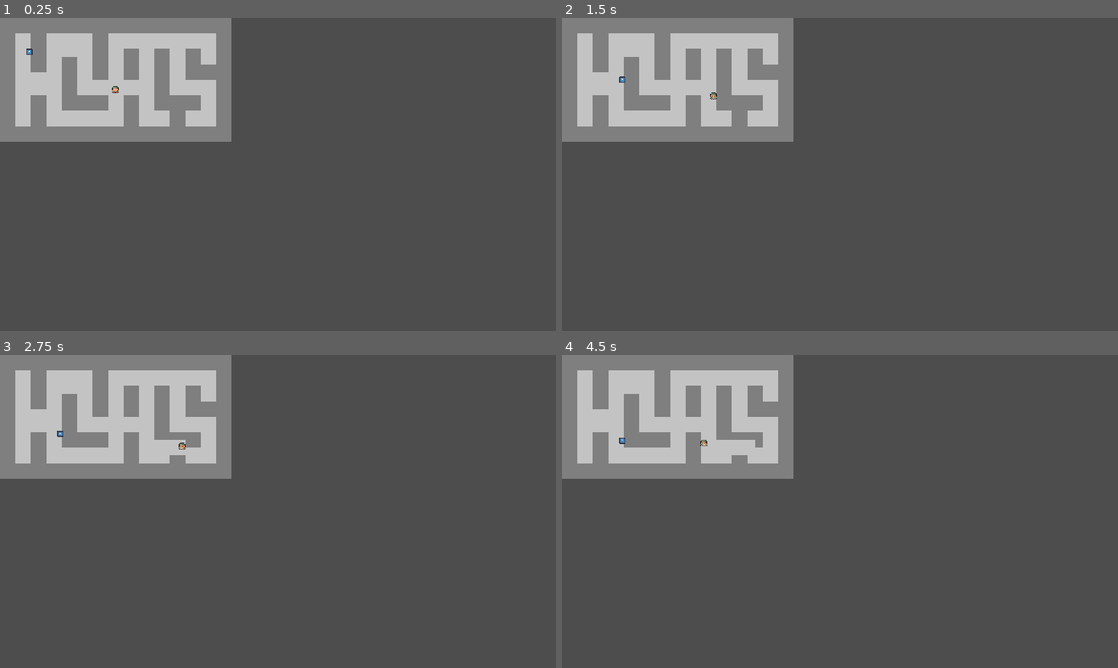
Above: before the commit, frames 1-4 (two rows, left to right).
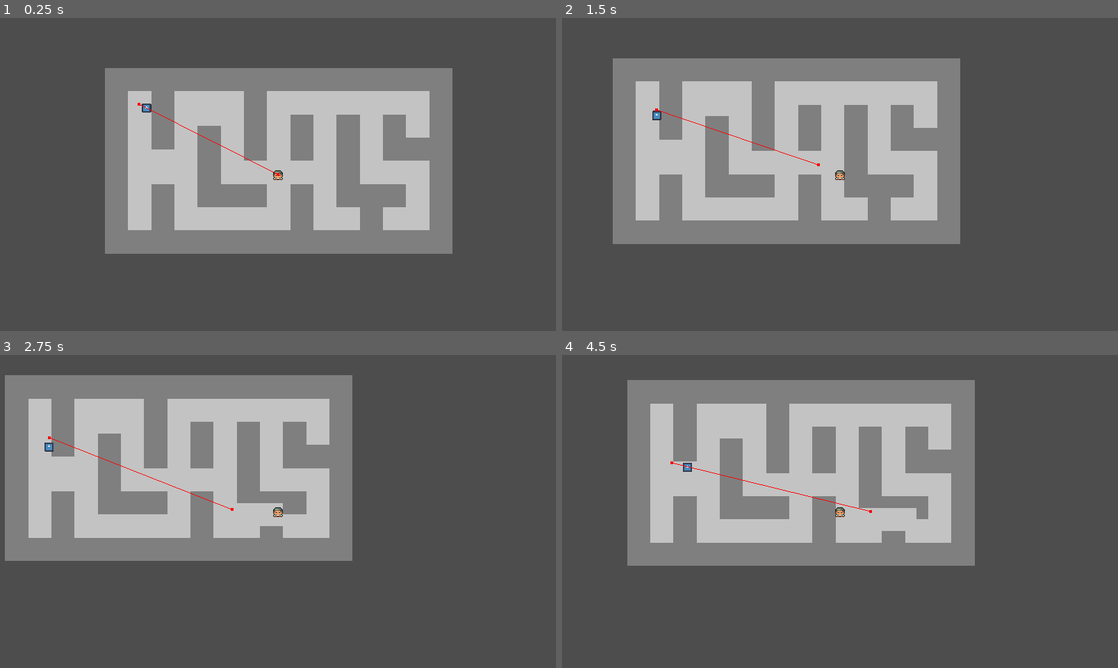
Above: after the commit, the same moments.

Repository: johnsyak/Servants-of-the-Tome
Game: Godot game, scene res://scenes/maps/world.tscn
The game is run twice, just before and just after one commit, with the same random seed, the same clock (stepped at 60 frames per second) and the same inputs. The engine's default icon, where the game draws it, is replaced by a stand-in: a white triangle on a blue panel in a dark square.
Inputs:
- Up to frame 1 (0.25 s): no input
- Up to frame 2 (1.5 s): hold D (right) 0.53-1.28 s; hold Shift (run) 0.53-1.28 s; hold S (down) from 1.28 s (still down); tap Shift (run) at 1.35 s
- Up to frame 3 (2.75 s): release S (down) at 2.03 s; hold D (right) from 2.03 s (still down); hold Shift (run) from 2.03 s (still down)
- Up to frame 4 (4.5 s): release D (right) at 2.78 s; release Shift (run) at 2.78 s; hold W (up) 2.78-3.53 s; tap Shift (run) at 2.85, 4.35 s; tap Enter at 3.5 s; hold Shift (run) 3.53-4.28 s; hold A (left) from 3.53 s (still down)

The runs differ from the first frame. In frame 1, 46% of the frame differs, in the area x 0-82%, y 0-76%; in frame 2, 41%; in frame 3, 35%; in frame 4, 40%.

Commit message:
Improve camera and movement

Diff:
--- a/characters/enemies/DefaultEnemy.gd
+++ b/characters/enemies/DefaultEnemy.gd
@@ -1,6 +1,6 @@
 extends CharacterBody2D
 
-@export var movement_speed:float = 200.0
+@export var movement_speed:float = 50.0
 
 @export var movement_target: Node2D
 @export var navigation_agent: NavigationAgent2D
--- a/characters/enemies/DefaultEnemy.tscn
+++ b/characters/enemies/DefaultEnemy.tscn
@@ -15,6 +15,8 @@
 texture = ExtResource("1_jpttn")
 
 [node name="NavigationAgent2D" type="NavigationAgent2D" parent="."]
+path_postprocessing = 1
+debug_enabled = true
 
 [node name="CollisionShape2D" type="CollisionShape2D" parent="."]
 shape = SubResource("CircleShape2D_uny1e")
--- a/characters/players/player.tscn
+++ b/characters/players/player.tscn
@@ -18,3 +18,6 @@
 [node name="CollisionShape2D" type="CollisionShape2D" parent="."]
 position = Vector2(0, 1.5)
 shape = SubResource("RectangleShape2D_4rjjf")
+
+[node name="Camera2D" type="Camera2D" parent="."]
+zoom = Vector2(1.5, 1.5)
